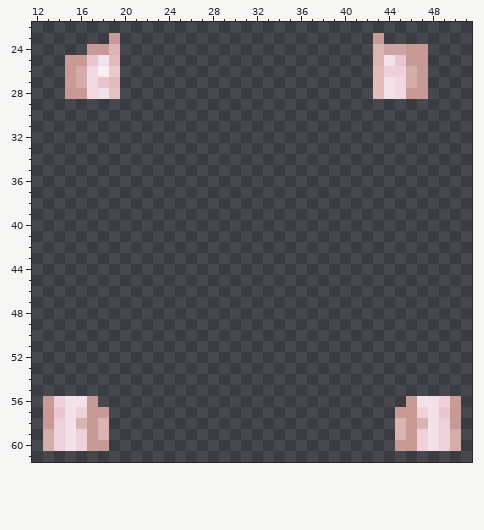
Pixel-art sprite: Resources/Textures/_Sunrise/Mobs/Species/Human/Fat/parts.rsi/l_leg.png. Above is the file before it was changed.
The file is 64x64 pixels. Colours within 5 levels of each other are drawn and written as one. Shown: x 12..51, y 22..61.
Once edited:
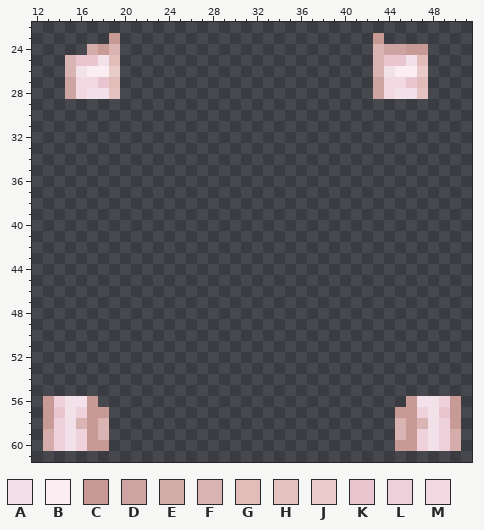
Palette (. is transparent): A #f2e1e8  B #fbedf2  C #c79a96  D #cea4a2  E #d4adab  F #dab4b2  G #e1bcb9  H #e5c3c1  J #e9cbc9  K #e9c5d0  L #eed1da  M #f2d9e1
Change:
@@ x 12..51 @@
 23 .......C.......................C........
-24 .....CCF.......................FDDCC....
-25 ...CCKAG.......................FAKCC....
-26 ...CEMBJ.......................GLLEC....
-27 ...CEMKG.......................GAMEC....
-28 ...CCMAH.......................GAMCC....
+24 .....ECF.......................FDDCC....
+25 ...FKKAG.......................FKKAG....
+26 ...FABBJ.......................FABBJ....
+27 ...DMMKG.......................DMMKG....
+28 ...DMAAH.......................DMAAH....
 29 ........................................
Where, in picture pixels (left, top, right, bottom), the same in both pictures:
changed: (65, 44, 98, 99)
changed: (373, 55, 428, 99)
